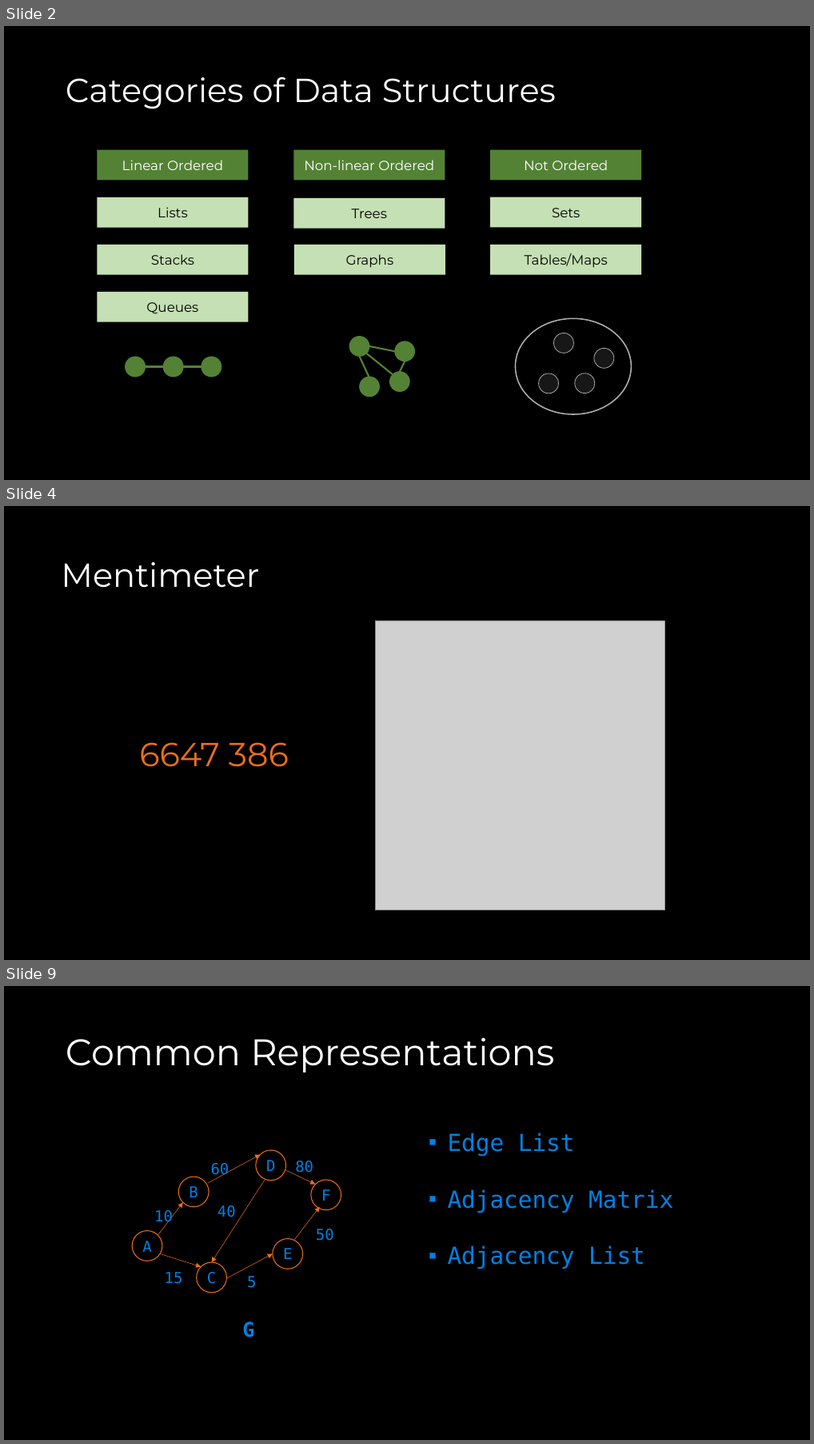
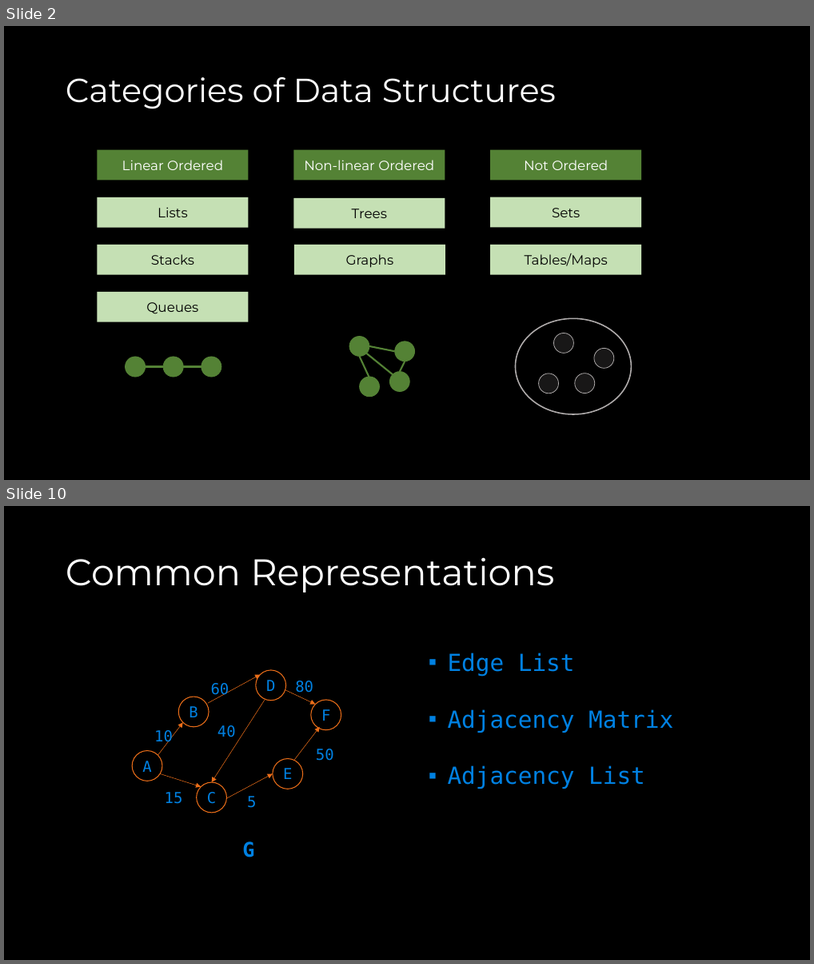
Before and after one commit to COP3530/Instructional-Content, a slide deck: Slides/Slides-PPT/Exam 2 - Review A.pptx. Shown one above the other, each under a label of ours: slides 2, 4 and 9 before the commit, slides 2 and 10 after it; the slides between them are not shown. The pictures are 814x1444 and 814x964 pixels, drawn with LibreOffice and Linux fonts; fonts in the diff are those of the drawing; grey boxes stand for pictures. Boxes give left, top, right and bottom in pixels: in the first picture for what was removed or moved away, otherwise in the second. Text is boxed around its words. In the diff, an @@ line names an element or a change of style, - is before the commit and + after.

```diff
--- a/Slides/Slides-PPT/Exam 2 - Review A.pptx
+++ b/Slides/Slides-PPT/Exam 2 - Review A.pptx
@@ slide 4 removed at [4,506,810,960], background #000000 @@
@@ title removed at [61,562,289,767] @@
-Mentimeter
-6647 386
@@ picture removed at [375,620,666,910] @@
@@ what was slide 9 is now slide 10 @@
```
Also in this commit, not shown: 18 slides changed, 2 slides added, 1 other file.
